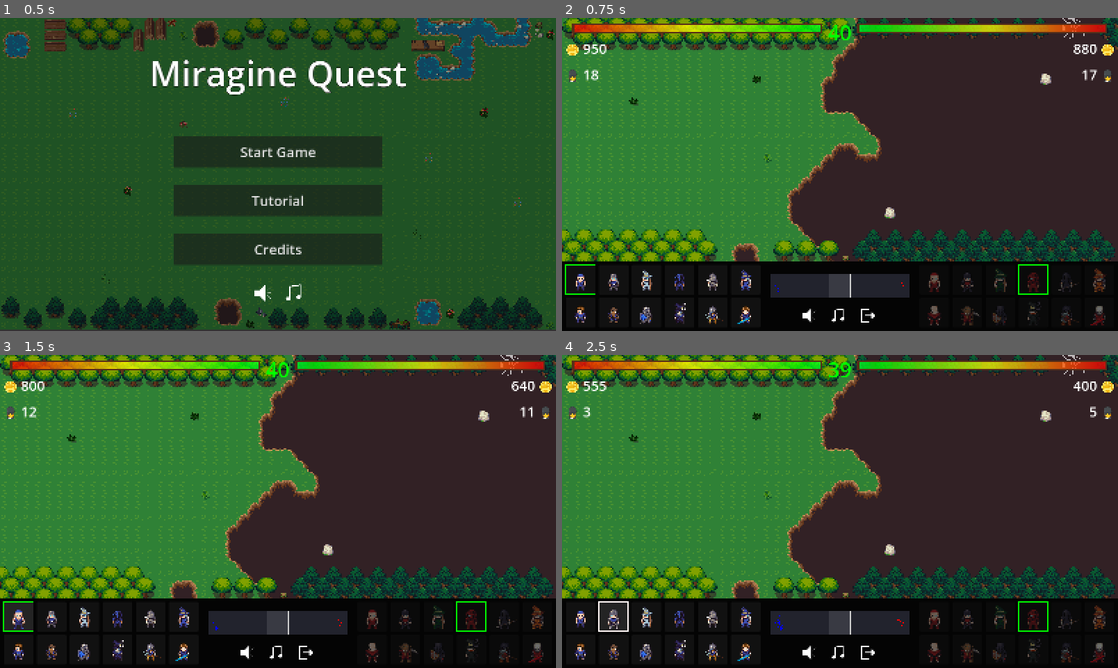
Above: before the commit, frames 1-4 (two rows, left to right).
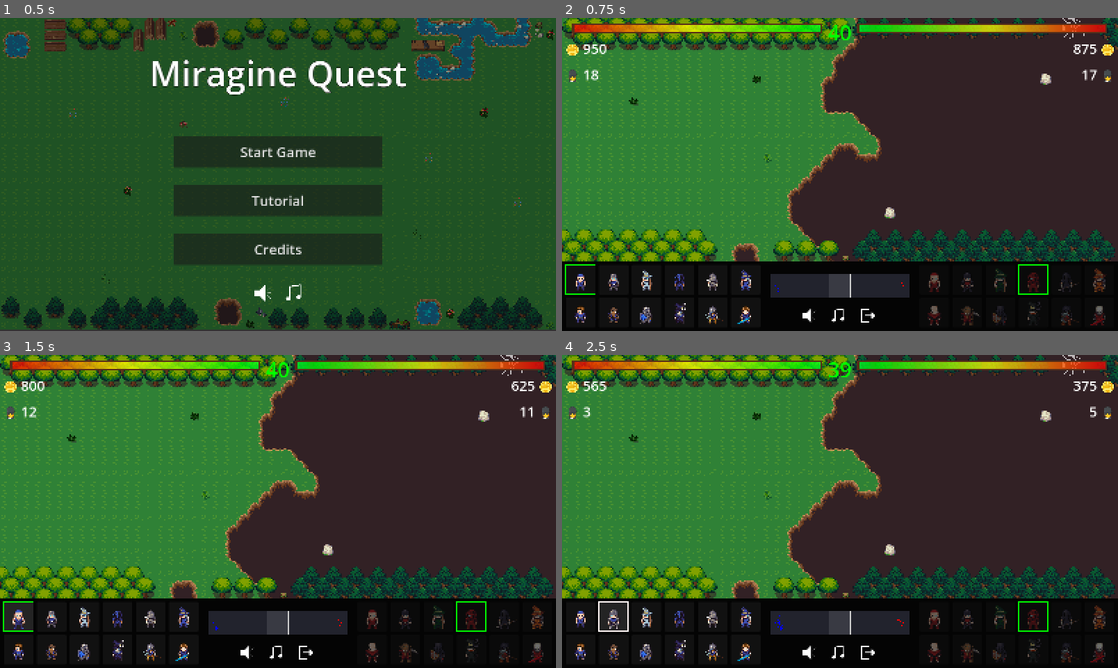
Above: after the commit, the same moments.

Repository: wojmichaluk/miragine-quest
Game: Godot game, scene res://scenes/MainMenu.tscn
Same seed, same stepped clock (60 frames per second), same inputs: the game is played once before the commit and once after it. The engine's default icon, where the game draws it, is replaced by a stand-in: a white triangle on a blue panel in a dark square.
Inputs (mouse positions are in pixels of both pictures, inside the frame that each line leads up to):
- Up to frame 1 (0.5 s): no input
- Up to frame 2 (0.75 s): click "Start Game" at 0.5 s
- Up to frame 3 (1.5 s): click (16, 617) at 1.25 s
- Up to frame 4 (2.5 s): click (612, 617) at 2.02 s

Frame 1 is identical in both runs. In frame 2, less than 0.1% of the frame differs, in the area x 93-97%, y 8-12%; in frame 3, less than 0.1%; in frame 4, 0.1%, in the area x 5-97%, y 8-12%.

Commit message:
Added actual projectile simple graphics

Diff:
--- a/godot-project/data/enemy_units.json
+++ b/godot-project/data/enemy_units.json
@@ -20,7 +20,7 @@
   },
   "1": {
 	"name": "Przeklęty rycerz",
-	"cost": 70,
+	"cost": 60,
 	"weight": 2,
 	"speed": 177,
 	"atk_speed": 1.25,
@@ -39,7 +39,7 @@
   },
   "2": {
 	"name": "Adept ziemi",
-	"cost": 60,
+	"cost": 80,
 	"weight": 2,
 	"speed": 174,
 	"atk_speed": 1.4,
@@ -58,11 +58,11 @@
   },
   "3": {
 	"name": "Krwisty zabójca",
-	"cost": 120,
+	"cost": 125,
 	"weight": 3,
 	"speed": 192,
 	"atk_speed": 1.0,
-	"hp": 125,
+	"hp": 120,
 	"damage": 50,
 	"atk_type": "physical",
 	"atk_range": 50,
--- a/godot-project/data/player_units.json
+++ b/godot-project/data/player_units.json
@@ -20,7 +20,7 @@
   },
   "1": {
 	"name": "Wyszkolony rycerz",
-	"cost": 70,
+	"cost": 60,
 	"weight": 2,
 	"speed": 177,
 	"atk_speed": 1.25,
@@ -39,7 +39,7 @@
   },
   "2": {
 	"name": "Adept wiatru",
-	"cost": 60,
+	"cost": 80,
 	"weight": 2,
 	"speed": 174,
 	"atk_speed": 1.4,
@@ -58,11 +58,11 @@
   },
   "3": {
 	"name": "Tajemniczy ninja",
-	"cost": 120,
+	"cost": 125,
 	"weight": 3,
 	"speed": 192,
 	"atk_speed": 1.0,
-	"hp": 125,
+	"hp": 120,
 	"damage": 50,
 	"atk_type": "physical",
 	"atk_range": 50,
--- a/godot-project/scenes/Projectile.tscn
+++ b/godot-project/scenes/Projectile.tscn
@@ -1,12 +1,9 @@
 [gd_scene format=3 uid="uid://nhkd3i2ct16r"]
 
 [ext_resource type="Script" uid="uid://dflp3y72evrh4" path="res://scripts/projectile.gd" id="1_dprbf"]
-[ext_resource type="Texture2D" uid="uid://dgckrvsjygnki" path="res://icon.svg" id="2_vihyi"]
 
 [node name="Projectile" type="Sprite2D" unique_id=113716615]
 z_index = -1
 y_sort_enabled = true
 position = Vector2(0, 2.3841858e-07)
-scale = Vector2(0.15624999, 0.15625)
-texture = ExtResource("2_vihyi")
 script = ExtResource("1_dprbf")
--- a/godot-project/scripts/base.gd
+++ b/godot-project/scripts/base.gd
@@ -171,11 +171,8 @@
 		play_attack_animation()
 		play_attack_sound()
 
-		# Color dependent on the side
-		var color = Color.AZURE if is_player else Color.FIREBRICK
-
 		# Send projectile
-		spawn_projectile(target, color)
+		spawn_projectile(target, is_player)
 		projectile_sent = true
 
 	# Waiting until attack_timer reaches attack_speed
@@ -231,7 +228,7 @@
 	sfx_player.play()
 
 
-func spawn_projectile(target, color):
+func spawn_projectile(target, is_player):
 	var projectile = projectile_scene.instantiate()
 
 	# Setup the projectile attributes
@@ -239,9 +236,9 @@
 	projectile.target = target
 	projectile.lifetime = projectile_time
 
-	# Set position and color
+	# Set position and texture
 	projectile.global_position = global_position
-	projectile.modulate = color
+	projectile.texture = GlobalData.projectile_textures[-1][is_player]
 
 	get_tree().root.add_child(projectile)
 
--- a/godot-project/scripts/global_data.gd
+++ b/godot-project/scripts/global_data.gd
@@ -4,6 +4,9 @@
 # Player and enemy textures
 var player_units_textures = []
 var enemy_units_textures = []
+
+# Projectile textures
+var projectile_textures: Dictionary = {}
 
 # Units data
 var player_units_data: Dictionary = {}
@@ -23,6 +26,9 @@
 		player_units_textures.append(load("res://assets/units/player/unit" + str(i) + ".png"))
 		enemy_units_textures.append(load("res://assets/units/enemy/unit" + str(i) + ".png"))
 
+	# Hardcoded (unit_id, is_player) tuples for projectile textures
+	load_projectile_textures()
+
 	# Load all units
 	load_all_units()
 
@@ -36,6 +42,22 @@
 # Called every frame. 'delta' is the elapsed time since the previous frame.
 func _process(delta: float) -> void:
 	pass
+
+
+func load_projectile_textures():
+	projectile_textures[2] = Dictionary()
+	projectile_textures[5] = Dictionary()
+	projectile_textures[9] = Dictionary()
+	projectile_textures[-1] = Dictionary() # for main bases
+
+	projectile_textures[2][true] = load("res://assets/projectiles/wind.png")
+	projectile_textures[2][false] = load("res://assets/projectiles/earth.png")
+	projectile_textures[5][true] = load("res://assets/projectiles/water.png")
+	projectile_textures[5][false] = load("res://assets/projectiles/fire.png")
+	projectile_textures[9][true] = load("res://assets/projectiles/plasma.png")
+	projectile_textures[9][false] = load("res://assets/projectiles/doom.png")
+	projectile_textures[-1][true] = load("res://assets/projectiles/arrow.png")
+	projectile_textures[-1][false] = load("res://assets/projectiles/spell.png")
 
 
 func load_all_units():
--- a/godot-project/scripts/main.gd
+++ b/godot-project/scripts/main.gd
@@ -459,6 +459,4 @@
 		return scores[a] > scores[b]
 	)
 
-	print(scores)
-	print(sorted_keys)
 	return sorted_keys
--- a/godot-project/scripts/unit.gd
+++ b/godot-project/scripts/unit.gd
@@ -251,11 +251,8 @@
 		play_attack_animation()
 		play_attack_sound()
 
-		# Color dependent on the specific unit
-		var color = Color.AZURE if unit_id == 2 else Color.AQUA if unit_id == 5 else Color.FIREBRICK
-
 		# Send projectile
-		spawn_projectile(target, color)
+		spawn_projectile(target, unit_id, is_player)
 		projectile_sent = true
 
 	# Waiting until attack_timer reaches attack_speed
@@ -316,7 +313,7 @@
 	sfx_player.play()
 
 
-func spawn_projectile(target, color):
+func spawn_projectile(target, unit_id, is_player):
 	var projectile = projectile_scene.instantiate()
 
 	# Setup the projectile attributes
@@ -324,9 +321,9 @@
 	projectile.target = target
 	projectile.lifetime = projectile_time
 
-	# Set position and color
+	# Set position and texture
 	projectile.global_position = global_position
-	projectile.modulate = color
+	projectile.texture = GlobalData.projectile_textures[unit_id][is_player]
 
 	get_tree().root.add_child(projectile)
 
Binary file added: godot-project/assets/projectiles/arrow.png
Binary file added: godot-project/assets/projectiles/doom.png
Binary file added: godot-project/assets/projectiles/earth.png
Binary file added: godot-project/assets/projectiles/fire.png
Binary file added: godot-project/assets/projectiles/plasma.png
Binary file added: godot-project/assets/projectiles/spell.png
Binary file added: godot-project/assets/projectiles/water.png
Binary file added: godot-project/assets/projectiles/wind.png
